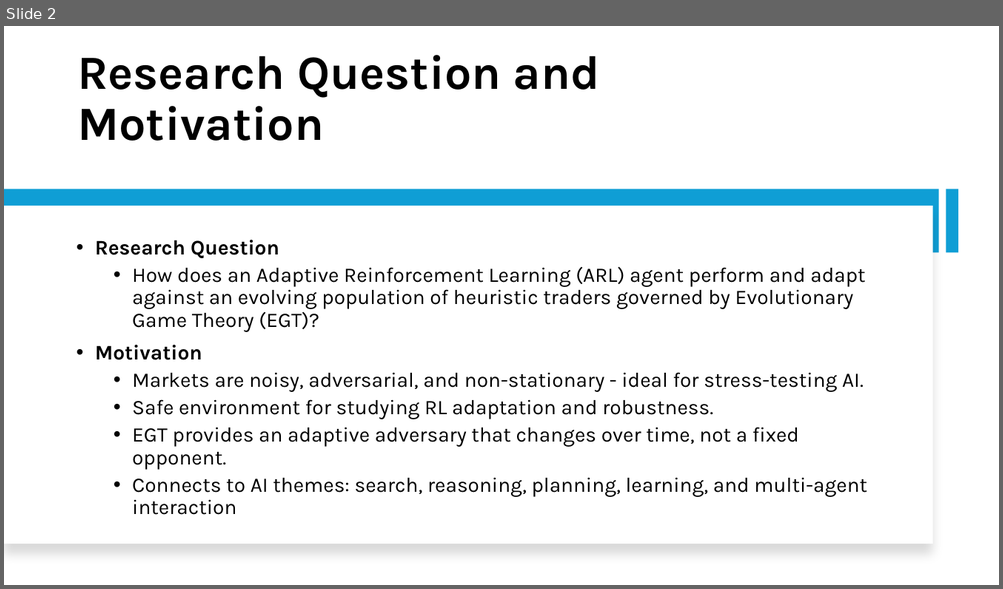
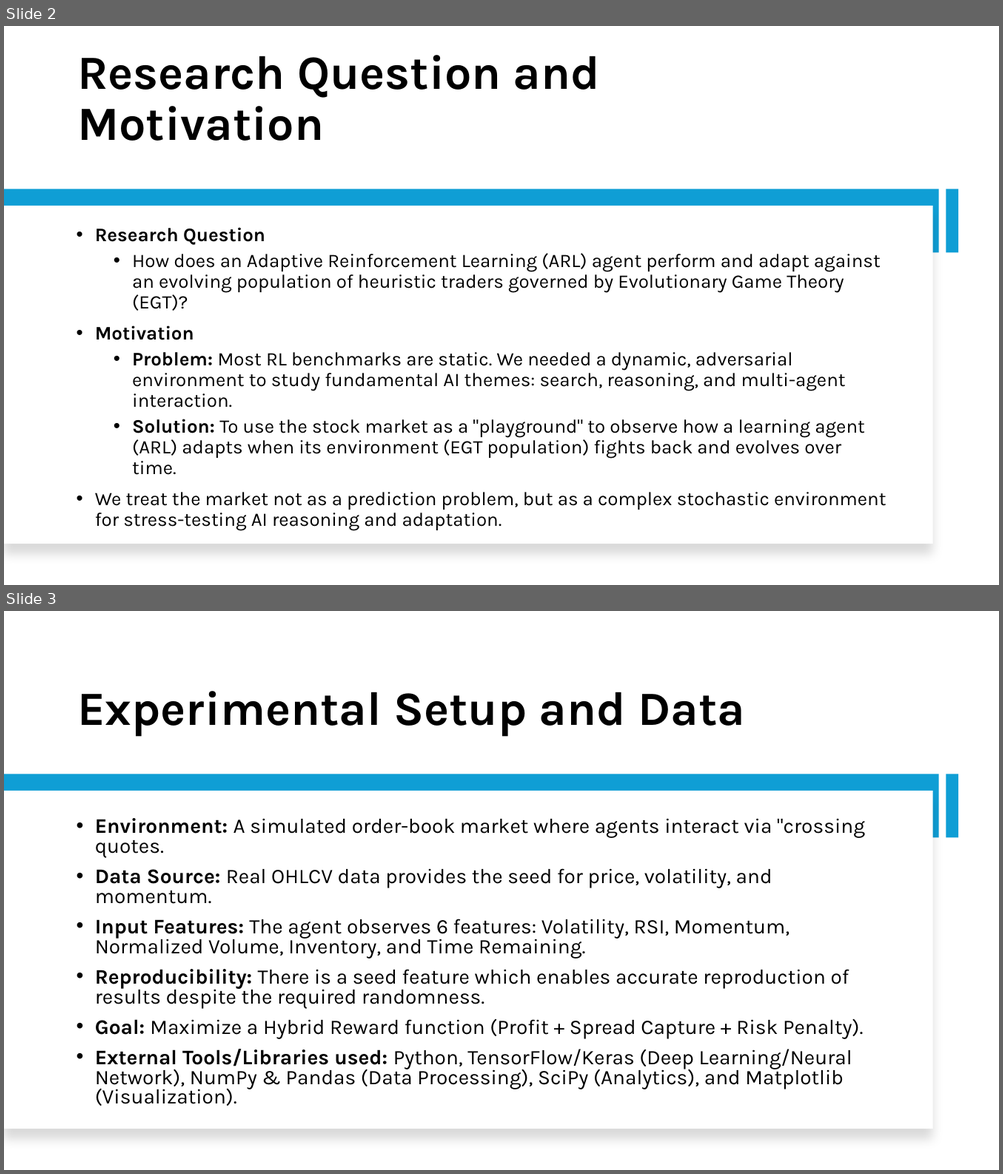
Before and after one commit to Srithwak/Coevolutionary_ARL_vs_EGT_agents_research, a slide deck: presentation.pptx. Shown one above the other, each under a label of ours: slide 2 before the commit, slides 2 and 3 after it. The pictures are 1003x589 and 1003x1174 pixels, drawn with LibreOffice and Linux fonts; fonts in the diff are those of the drawing. Boxes give left, top, right and bottom in pixels: in the first picture for what was removed or moved away, otherwise in the second. Text is boxed around its words. In the diff, an @@ line names an element or a change of style, - is before the commit and + after.

```diff
--- a/presentation.pptx
+++ b/presentation.pptx
@@ slide 3 added at (4, 611, 999, 1170), background #FFFFFF @@
@@ title added at (77, 691, 745, 737), 46 pt, text #000000, bold @@
+Experimental Setup and Data
@@ rectangle added at (4, 775, 939, 838), fill #0F9ED5 @@
@@ rectangle added at (945, 775, 959, 838), fill #0F9ED5 @@
@@ rectangle added at (4, 791, 933, 1130), fill #FFFFFF @@
@@ text added at (95, 818, 865, 1106), 20 pt, text #000000 @@
+• Environment: A simulated order-book market where agents interact via "crossing quotes.
+• Data Source: Real OHLCV data provides the seed for price, volatility, and momentum.
+• Input Features: The agent observes 6 features: Volatility, RSI, Momentum, Normalized Volume, Inventory, and Time Remaining.
+• Reproducibility: There is a seed feature which enables accurate reproduction of results despite the required randomness.
+• Goal: Maximize a Hybrid Reward function (Profit + Spread Capture + Risk Penalty).
+• External Tools/Libraries used: Python, TensorFlow/Keras (Deep Learning/Neural Network), NumPy & Pandas (Data Processing), SciPy (Analytics), and Matplotlib (Visualization).
@@ slide 2 changed as well @@
@@ text at (95, 227, 880, 340): size 20 to 18.5 pt in "Research Question", "How does an Adaptive Reinforcement Learning (ARL) ...", "Motivation" @@
@@ text at (95, 352, 886, 531): text changed; size 20 to 18.5 pt @@
-  • Markets are noisy, adversarial, and non-stationary - ideal for stress-testing AI.
-  • Safe environment for studying RL adaptation and robustness.
-  • EGT provides an adaptive adversary that changes over time, not a fixed opponent.
-  • Connects to AI themes: search, reasoning, planning, learning, and multi-agent interaction
+  • Problem: Most RL benchmarks are static. We needed a dynamic, adversarial environment to study fundamental AI themes: search, reasoning, and multi-agent interaction.
+  • Solution: To use the stock market as a "playground" to observe how a learning agent (ARL) adapts when its environment (EGT population) fights back and evolves over time.
+• We treat the market not as a prediction problem, but as a complex stochastic environment for stress-testing AI reasoning and adaptation.
```
Also in this commit, not shown: 4 other slides changed, 8 other slides added, 9 slides removed, 52 other files.
